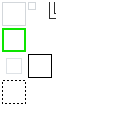
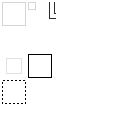
Layer changes from the first 128x128 image to the second:
painted on "assets" over [2, 28, 26, 52]
